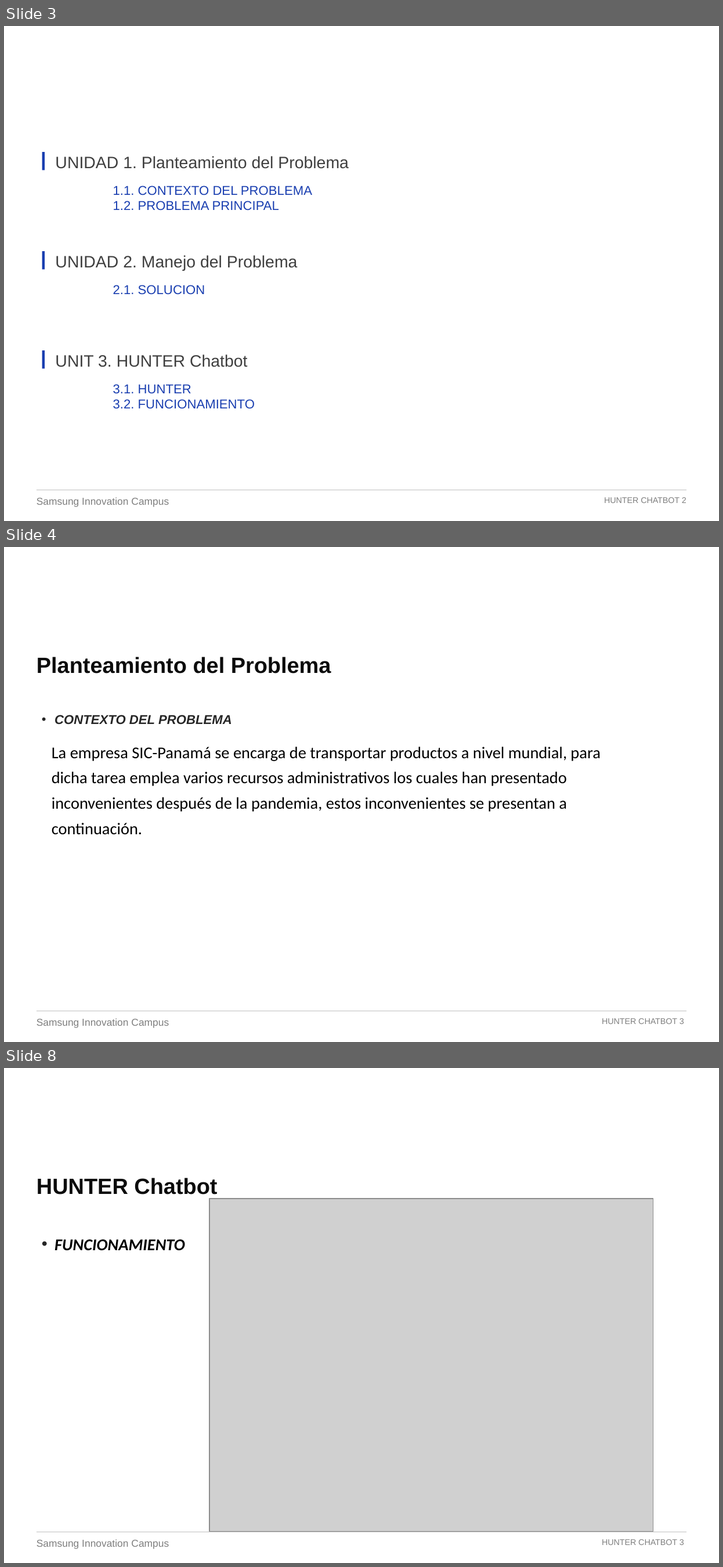
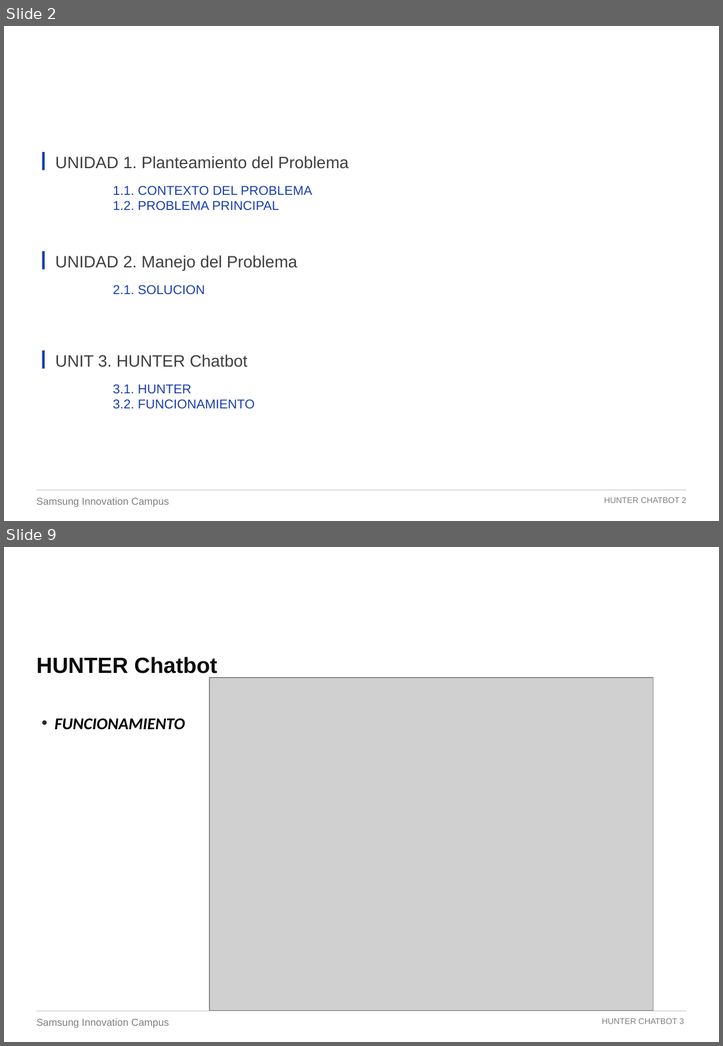
Before and after one commit to Profe-Jose-Burgos/Hunter, a slide deck: PPT HUNTER (1).pptx. Shown one above the other, each under a label of ours: slides 3, 4 and 8 before the commit, slides 2 and 9 after it; the slides between them are not shown. The pictures are 723x1567 and 723x1046 pixels, drawn with LibreOffice and Linux fonts; fonts in the diff are those of the drawing; grey boxes stand for pictures; background and template pictures are left out. Boxes give left, top, right and bottom in pixels: in the first picture for what was removed or moved away, otherwise in the second. Text is boxed around its words. In the diff, an @@ line names an element or a change of style, - is before the commit and + after.

```diff
--- a/PPT HUNTER (1).pptx
+++ b/PPT HUNTER (1).pptx
@@ slide 4 removed at <box>4,547,719,1042</box>, background picture (left out); not listed: 3 template elements that a slide beside it also shows @@
@@ text removed at <box>36,570,652,600</box> @@
-  HUNTER Chatbot
@@ title removed at <box>36,657,331,673</box> @@
-Planteamiento del Problema
@@ text removed at <box>52,715,600,835</box> @@
-• CONTEXTO DEL PROBLEMA
-La empresa SIC-Panamá se encarga de transportar productos a nivel mundial, para dicha tarea emplea varios recursos administrativos los cuales han presentado inconvenientes después de la pandemia, estos inconvenientes se presentan a continuación.
@@ what was slide 3 is now slide 2 @@
@@ what was slide 8 is now slide 9 @@
```
Also in this commit, not shown: 2 slides changed, 4 slides added, 2 other slides removed, 3 other files.
